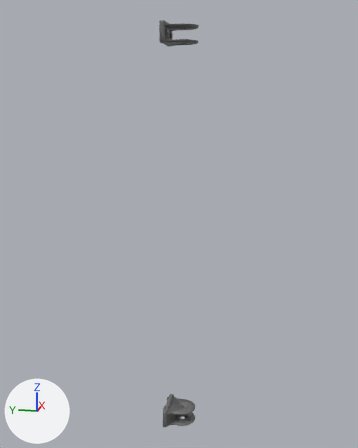
An edit to the OBJ model phoebe_mujoco_config/description/assets/full/monitor_hinge_base.obj, drawn before and after from the same camera.
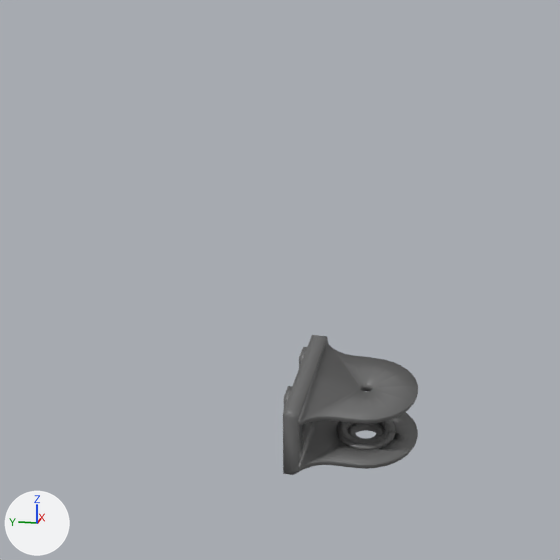
The first picture shows the older version from a 50 mm lens placed at (-0.52, -0.099, 0.148), pointed at (0.004, 0.005, 0.017). The close-ups show the older and then the newer version on the part from 27% to 64% of the width and 70% to 100% of the height of that picture. Only the edits that show in the close-ups are written down. The lights are fixed; the arrows at lower left show +X, +Y and +Z. Where no turn or scale is listed for an object, it has been applied to the vertices. Vertices at exactly the same position are counted once.

Names of what the first close-up shows: 'monitor_hinge_base'.
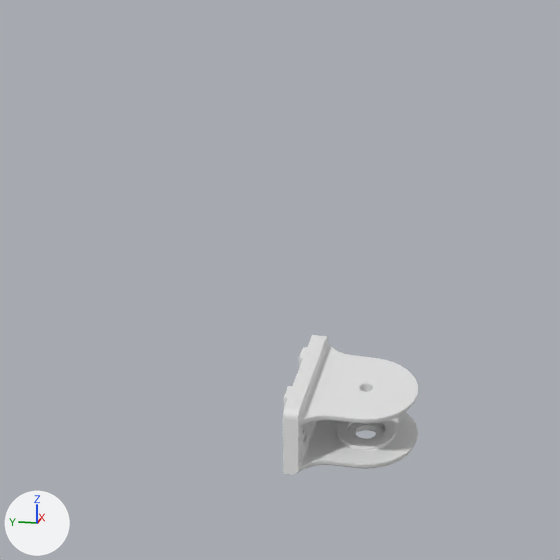
Edits to the bpy script that builds the scene:
```text
Add mat_mtl_m10:
    mat_mtl_m10 = principled_material('mtl_m10')
    mat_mtl_m10.base_color = (0.8, 0.8, 0.8)  # white #e7e7e7
    mat_mtl_m10.roughness = 1.0
Change me_monitor_hinge_base:
    where me_monitor_hinge_base.from_pydata(...)  # 2936 vertices, 5940 faces; spans x -0.02..0.02, y -0.015..0.021, z -0.225..0.225
    used by ob_monitor_hinge_base; location = (0.0, 0.0, 0.0)
    remove me_monitor_hinge_base.materials.append(mat_new_mat_color_010)  # dark grey #6c6c6c
    me_monitor_hinge_base part 1: all faces are now shaded flat (5940 of 5940 changed)
    add me_monitor_hinge_base.materials.append(mat_mtl_m10)  # white #e7e7e7
```

Pixel boxes [x1, y1, x2, y2] of what changed, in the close-ups (560 x 560 px):
'monitor_hinge_base', recoloured, shading changed (dark grey to white)
    both: [283, 335, 418, 475]
